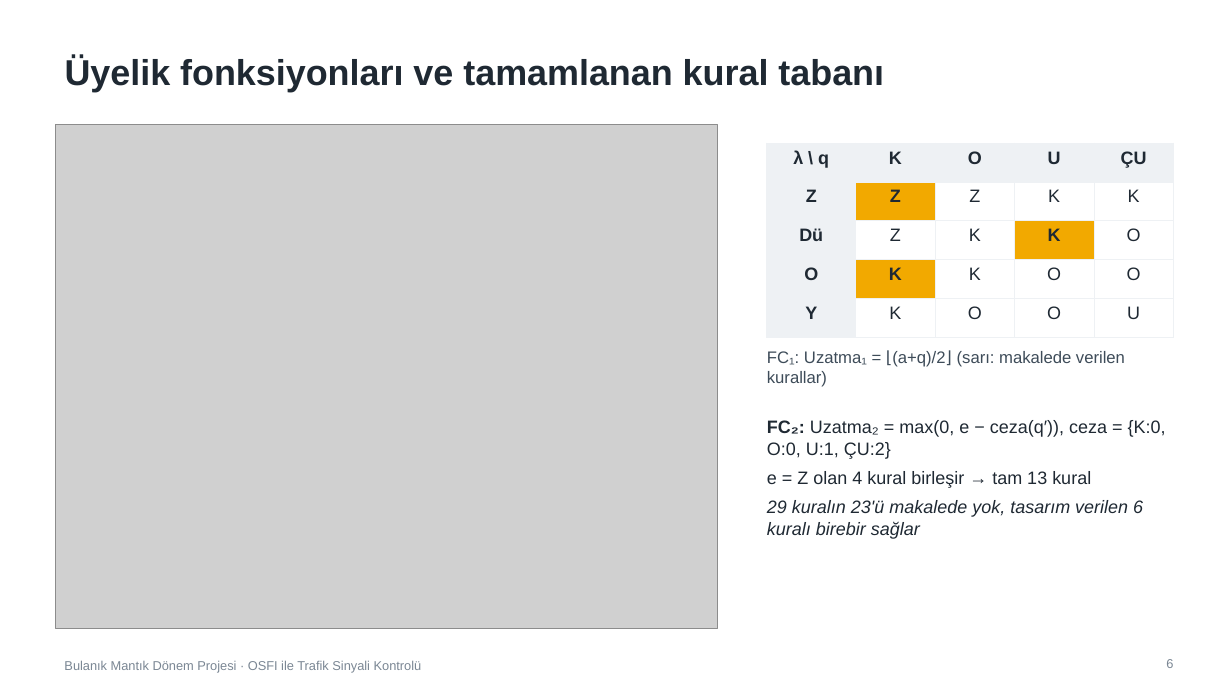
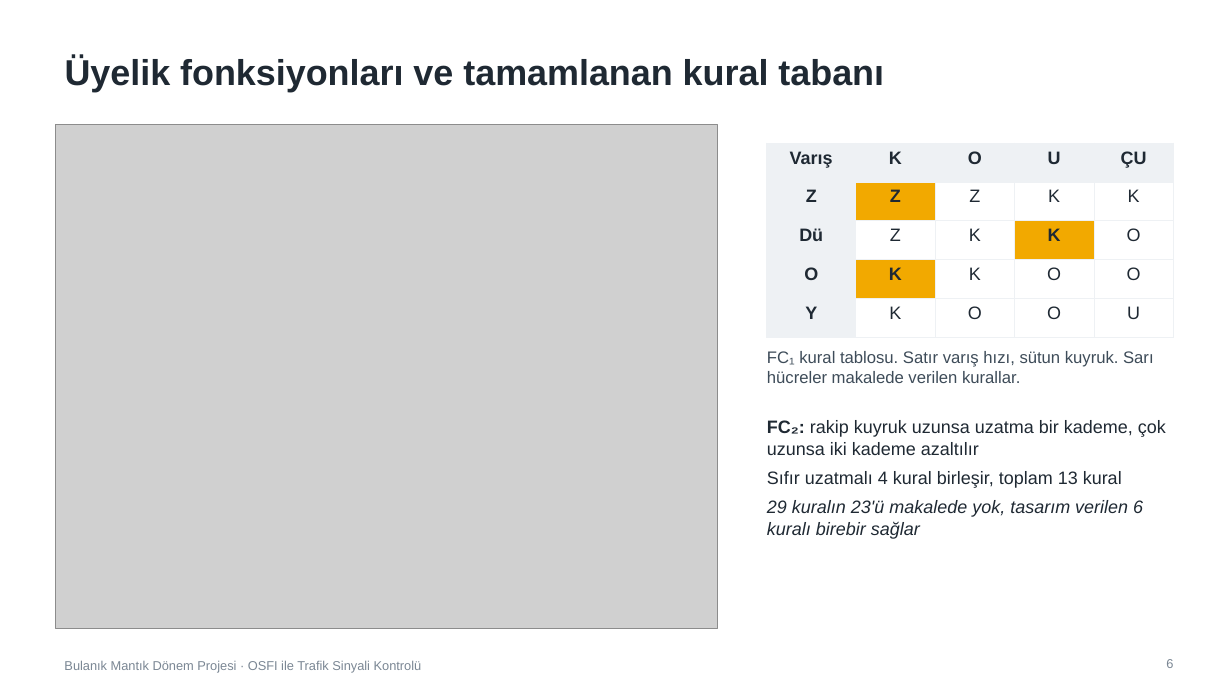
Before and after one commit to iscanliomerfaruk/osfi-traffic-signal-control, a slide deck: slide 6 of presentation/OSFI_Sunum.pptx. Drawn at 1232x693 pixels with LibreOffice and Linux fonts; fonts in the diff are those of the drawing; grey boxes stand for pictures. Boxes give left, top, right and bottom in pixels: in the first picture for what was removed or moved away, otherwise in the second. Text is boxed around its words. In the diff, an @@ line names an element or a change of style, - is before the commit and + after.

```diff
--- a/presentation/OSFI_Sunum.pptx
+++ b/presentation/OSFI_Sunum.pptx
@@ table at (767,143,1174,323) @@
-row 1, column 1: λ \ q
+row 1, column 1: Varış
@@ text at (767,351,1154,383): text changed @@
-FC₁: Uzatma₁ = ⌊(a+q)/2⌋ (sarı: makalede verilen kurallar)
+FC₁ kural tablosu. Satır varış hızı, sütun kuyruk. Sarı hücreler makalede verilen kurallar.
@@ text at (767,420,1166,488): text changed @@
-FC₂: Uzatma₂ = max(0, e − ceza(q′)), ceza = {K:0, O:0, U:1, ÇU:2}
-e = Z olan 4 kural birleşir → tam 13 kural
+FC₂: rakip kuyruk uzunsa uzatma bir kademe, çok uzunsa iki kademe azaltılır
+Sıfır uzatmalı 4 kural birleşir, toplam 13 kural
```
Also in this commit, not shown: 6 other slides changed, 1 slide added, 1 slide removed, 1 other file.
